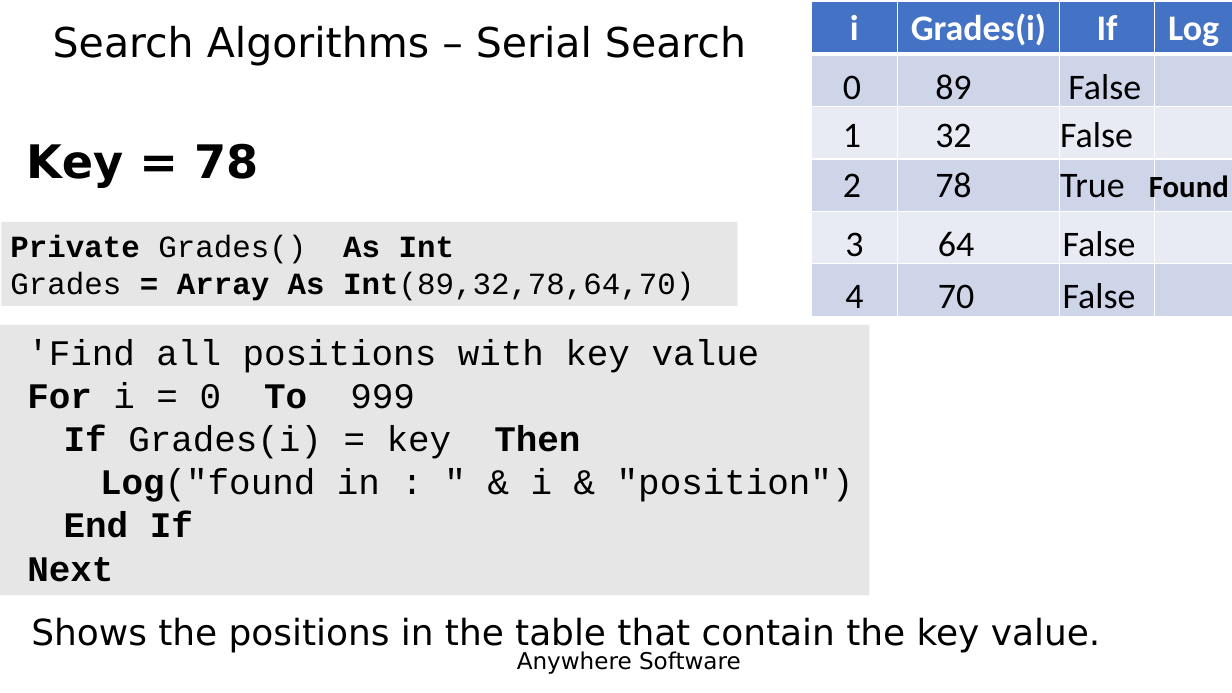
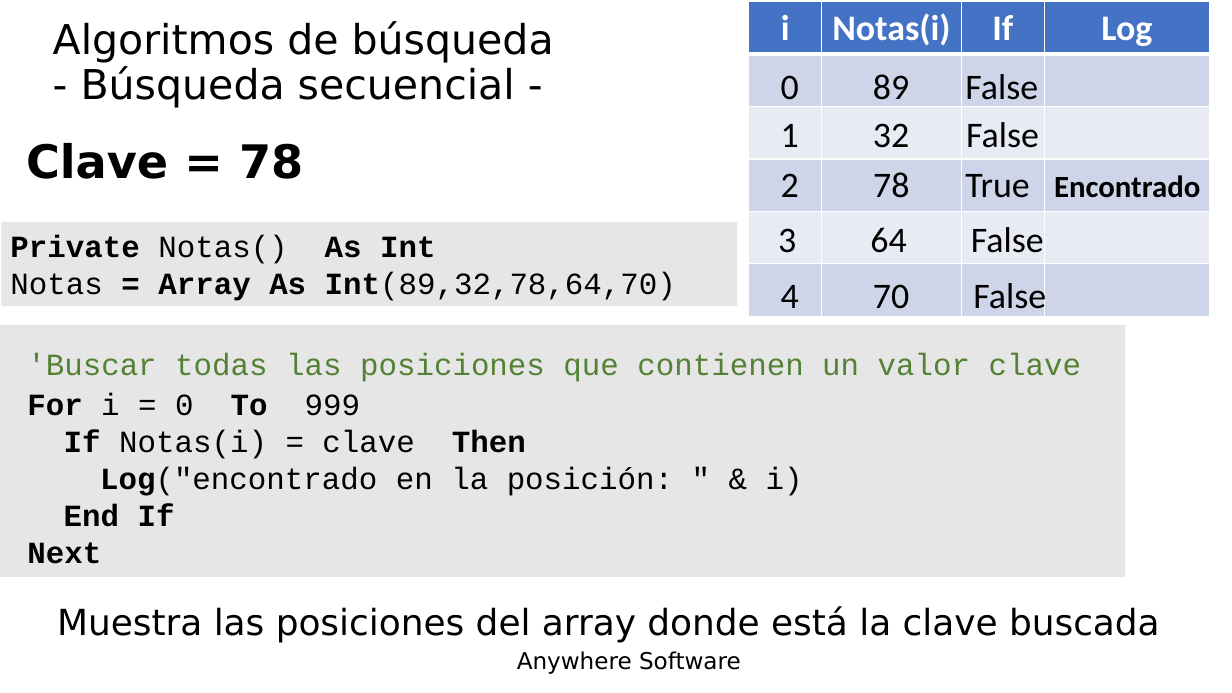
Before and after one commit to Lamashino/Teaching-B4J, a slide deck: slide 12 of Tema 14 - Matrices - Arrays/Tema 14 - Matrices - Arrays.pptx. Drawn at 1232x693 pixels with LibreOffice and Linux fonts; fonts in the diff are those of the drawing; background and template pictures are left out. Boxes give left, top, right and bottom in pixels: in the first picture for what was removed or moved away, otherwise in the second. Text is boxed around its words. In the diff, an @@ line names an element or a change of style, - is before the commit and + after.

```diff
--- a/Tema 14 - Matrices - Arrays/Tema 14 - Matrices - Arrays.pptx
+++ b/Tema 14 - Matrices - Arrays/Tema 14 - Matrices - Arrays.pptx
@@ title at [53, 21, 554, 108]: text changed @@
-Search Algorithms – Serial Search
+Algoritmos de búsqueda
+- Búsqueda secuencial -
@@ table at [749, 2, 1209, 316] @@
-row 1, column 2: Grades(i)
+row 1, column 2: Notas(i)
@@ table: place and size @@
-table at [811, 2, 1232, 316]
+table at [749, 2, 1209, 316]
@@ text "0 89 False" rewrapped from [843, 74, 1141, 107] to [781, 74, 1038, 107] @@
@@ text "1 32 False" rewrapped from [843, 122, 1133, 148] to [781, 122, 1039, 148] @@
@@ text at [26, 143, 303, 179]: text changed @@
-Key = 78
+Clave = 78
@@ text at [873, 172, 1200, 198]: text changed; size 28 to 24 pt; bold on @@
-2 78 True Found
+2 78 True Encontrado
@@ text in rectangle at [10, 235, 676, 301]: text changed @@
-Private Grades() As Int
-Grades = Array As Int(89,32,78,64,70)
+Private Notas() As Int
+Notas = Array As Int(89,32,78,64,70)
@@ text "3 64 False" rewrapped from [845, 231, 1136, 257] to [778, 227, 1044, 253] @@
@@ text "4 70 False" rewrapped from [845, 283, 1136, 317] to [781, 278, 1046, 317] @@
@@ rectangle "'Buscar todas las posiciones que ...": place and size @@
-rectangle "'Buscar todas las posiciones que ..." at [0, 325, 870, 596]
+rectangle "'Buscar todas las posiciones que ..." at [0, 325, 1126, 578]
@@ text in rectangle at [27, 353, 1081, 382]: text changed; size 28 to 24 pt; text colour #000000 to #548235 @@
-'Find all positions with key value
+'Buscar todas las posiciones que contienen un valor clave
@@ text in rectangle at [27, 393, 360, 564]: size 28 to 24 pt in "For i = 0 To 999", "End If", "Next" @@
@@ text in rectangle at [64, 430, 803, 496]: text changed; size 28 to 24 pt @@
-If Grades(i) = key Then
-Log("found in : " & i & "position")
+If Notas(i) = clave Then
+Log("encontrado en la posición: " & i)
@@ text at [57, 606, 1160, 643]: text changed @@
-Shows the positions in the table that contain the key value.
+Muestra las posiciones del array donde está la clave buscada
```
Also in this commit, not shown: 42 other slides changed.
